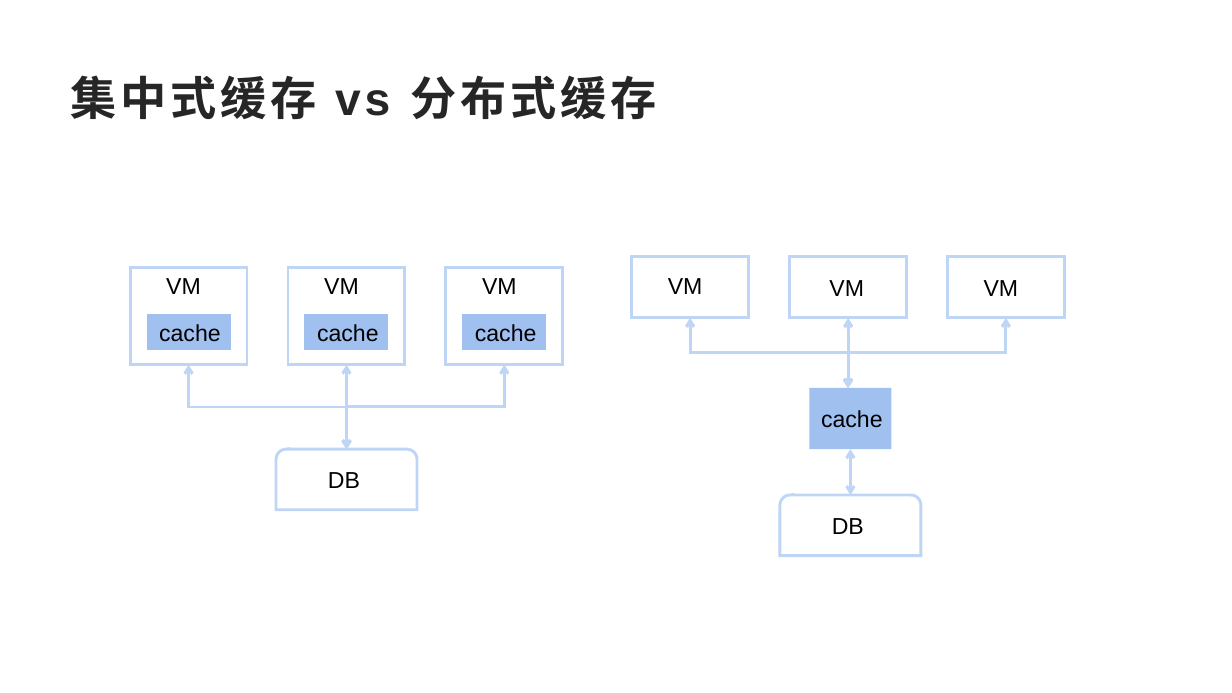
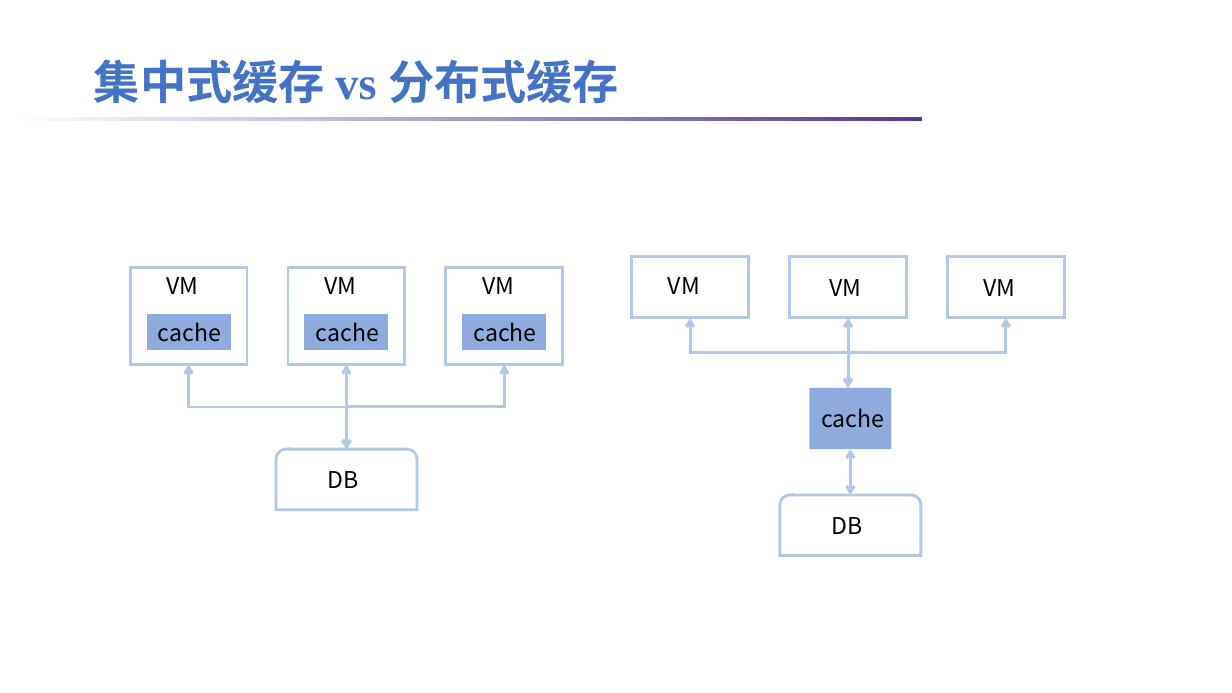
Before and after one commit to lt2000/ADSL, a slide deck: slide 2 of meeting/作图.pptx (slide 1 before the commit). Drawn at 1232x693 pixels with LibreOffice and Linux fonts; fonts in the diff are those of the drawing; background and template pictures are left out. Boxes give left, top, right and bottom in pixels: in the first picture for what was removed or moved away, otherwise in the second. Text is boxed around its words. In the diff, an @@ line names an element or a change of style, - is before the commit and + after.

```diff
--- a/meeting/作图.pptx
+++ b/meeting/作图.pptx
@@ title "集中式缓存 vs 分布式缓存": place and size @@
-title "集中式缓存 vs 分布式缓存" at bbox=[71, 75, 657, 119]
+title "集中式缓存 vs 分布式缓存" at bbox=[94, 59, 619, 103]
@@ title "集中式缓存 vs 分布式缓存" at bbox=[94, 59, 619, 103]: font Arial to Times New Roman, text colour #262626 to #4472C4, letter spacing 3 to 0 pt; line spacing 1 to 1.2 @@
@@ rectangle added at bbox=[10, 117, 922, 121], fill gradient #FFFFFF to #543795 @@
@@ fill #A0C0F0 to #8FAADC; outline #A0C0F0 2.25 pt to #8FAADC 2.25 pt in 3 elements at bbox=[148, 316, 229, 348], bbox=[306, 316, 387, 348], bbox=[464, 316, 545, 348] @@
@@ elbow double arrow (690, 318) - (848, 388): stroke #BFD5F5 2.25 pt to #B4C7E7 2.25 pt @@
@@ elbow double arrow (1006, 318) - (848, 388): stroke #BFD5F5 2.25 pt to #B4C7E7 2.25 pt @@
@@ elbow double arrow (848, 318) - (848, 388): stroke #BFD5F5 2.25 pt to #B4C7E7 2.25 pt @@
@@ rectangle at bbox=[810, 388, 892, 449]: fill #A0C0F0 to #8FAADC @@
@@ elbow double arrow (850, 449) - (850, 495): stroke #BFD5F5 2.25 pt to #B4C7E7 2.25 pt @@
@@ outline #BFD5F5 2.25 pt to #B4C7E7 2.25 pt in 8 elements at bbox=[130, 267, 248, 364], bbox=[288, 267, 406, 364], bbox=[446, 267, 564, 364], bbox=[276, 449, 418, 510], bbox=[632, 257, 750, 318], bbox=[790, 257, 908, 318], bbox=[947, 257, 1065, 318], bbox=[780, 495, 921, 556] @@
@@ font Arial to Noto Sans CJK SC in 12 elements at bbox=[166, 277, 198, 294], bbox=[158, 322, 221, 342], bbox=[324, 277, 356, 294], bbox=[316, 322, 379, 342], bbox=[482, 277, 514, 294], bbox=[474, 322, 537, 342], bbox=[328, 471, 359, 488], bbox=[668, 277, 700, 294], bbox=[829, 279, 861, 296], bbox=[984, 279, 1016, 296], bbox=[821, 408, 884, 428], bbox=[832, 517, 863, 534] @@
```
Also in this commit, not shown: 9 other slides changed, 4 slides added, 1 slide removed, 1 other file.
